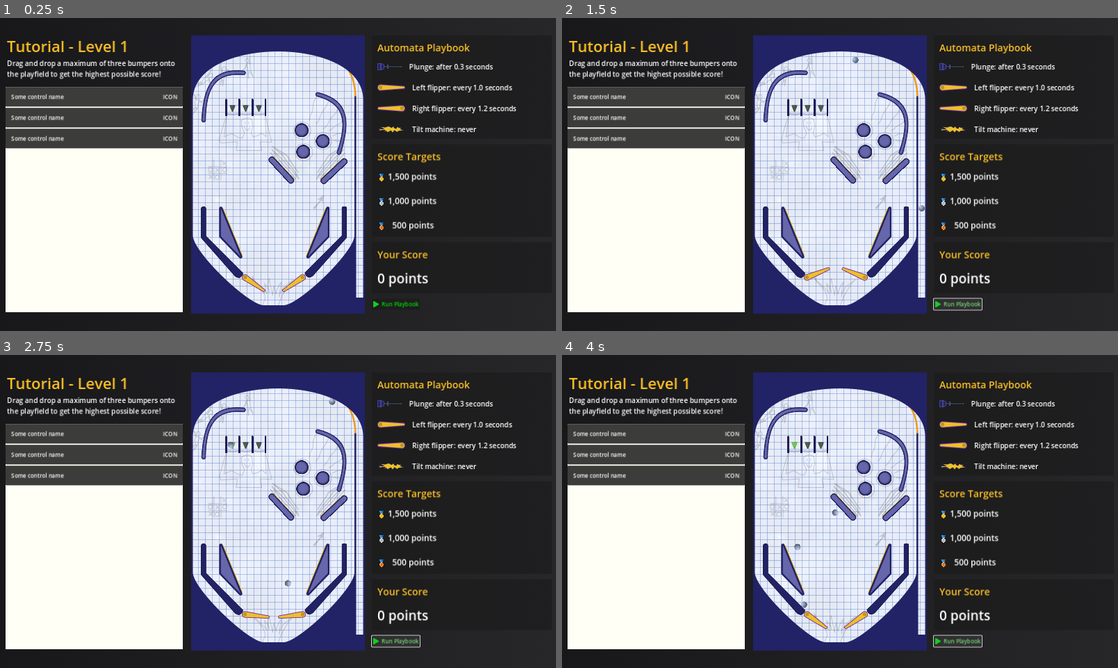
Above: before the commit, frames 1-4 (two rows, left to right).
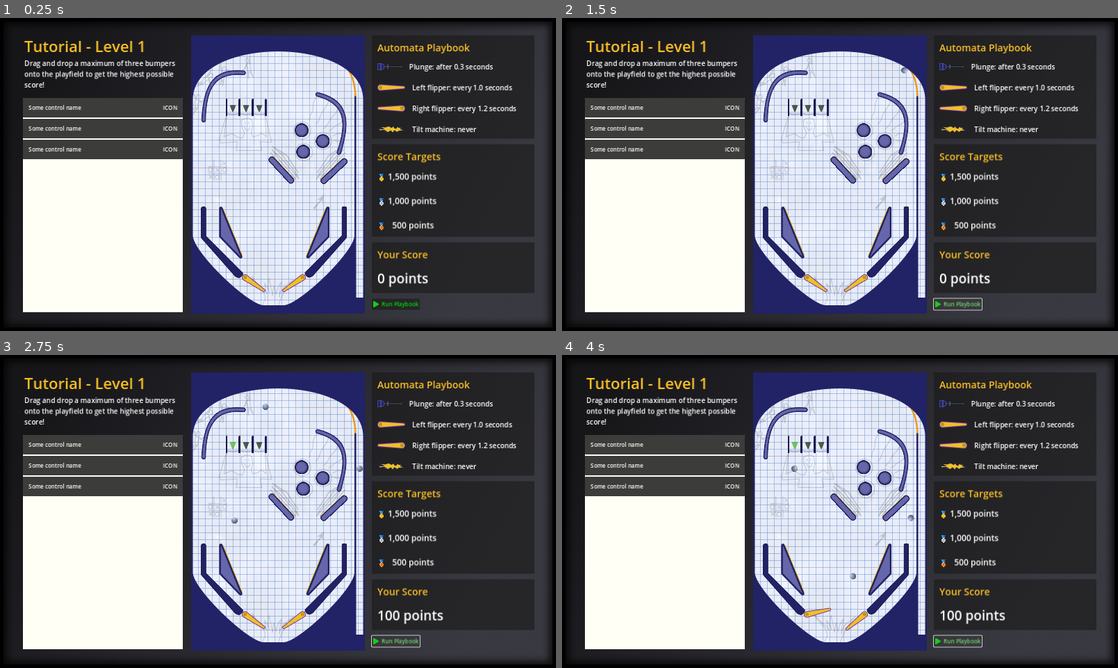
Above: after the commit, the same moments.

Repository: pincrediball/pincrediball
Game: Godot game, scene res://main.tscn
Same seed, same stepped clock (60 frames per second), same inputs: the game is played once before the commit and once after it.
Inputs:
- Up to frame 1 (0.25 s): no input
- Up to frame 2 (1.5 s): click "Run Playbook" at 0.5 s; click "Run Playbook" at 1.25 s
- Up to frame 3 (2.75 s): click "Run Playbook" at 2 s
- Up to frame 4 (4 s): no input

The runs differ from the first frame. In frame 1, 12% of the frame differs, in the area x 0-100%, y 0-100%; in frame 2, 13%; in frame 3, 13%; in frame 4, 13%.

Commit message:
Initial work on a well-coded Playbook

Diff:
--- a/src/game.gd
+++ b/src/game.gd
@@ -1,11 +1,12 @@
 extends Control
 
+var playbooksByLevel = {
+	1: preload("res://game/tutorial/playbook_level_001.tres"),
+}
 
-# Called when the node enters the scene tree for the first time.
-func _ready():
-	pass # Replace with function body.
+var currentLevel: int = 1
 
-
-# Called every frame. 'delta' is the elapsed time since the previous frame.
-func _process(delta):
-	pass
+func _on_button_button_up():
+	Scoring.reset_score()
+	var levelPlaybook = playbooksByLevel[currentLevel]
+	$machine.play(levelPlaybook)
--- a/src/game.tscn
+++ b/src/game.tscn
@@ -1,21 +1,14 @@
 [gd_scene load_steps=12 format=3 uid="uid://dkm8htnfe2j7g"]
 
 [ext_resource type="PackedScene" uid="uid://bpseboohqxgou" path="res://game/tutorial/machine.tscn" id="1_b3inv"]
-[ext_resource type="Texture2D" uid="uid://cpe6kddf874bs" path="res://art/bg_zinc_gradient.png" id="1_tgpce"]
+[ext_resource type="Script" path="res://game.gd" id="1_hdvhs"]
 [ext_resource type="LabelSettings" uid="uid://bmt8337q2eie4" path="res://themes/default/paragraph_label_settings.tres" id="2_ksjyh"]
+[ext_resource type="Texture2D" uid="uid://cop3ke6r1ehak" path="res://art/bg_game_screen.png" id="2_yhopt"]
 [ext_resource type="PackedScene" uid="uid://fmi417501t64" path="res://game/toolbox.tscn" id="3_5lpl1"]
 [ext_resource type="PackedScene" path="res://game/playbook.tscn" id="5_t5wa1"]
 [ext_resource type="PackedScene" uid="uid://cb02onpxm2r7x" path="res://game/medals.tscn" id="6_18ytx"]
 [ext_resource type="Texture2D" uid="uid://pmtyabwubb8u" path="res://art/game/run_playbook_button.png" id="7_cys07"]
 [ext_resource type="PackedScene" uid="uid://b7gnqdufk7u88" path="res://game/score.tscn" id="7_ydt4m"]
-
-[sub_resource type="GDScript" id="GDScript_2jvih"]
-script/source = "extends Control
-
-func _on_button_button_up():
-	Scoring.reset_score()
-	$machine.play()
-"
 
 [sub_resource type="FontVariation" id="FontVariation_2drok"]
 
@@ -31,7 +24,7 @@
 anchor_bottom = 1.0
 grow_horizontal = 2
 grow_vertical = 2
-script = SubResource("GDScript_2jvih")
+script = ExtResource("1_hdvhs")
 metadata/_edit_horizontal_guides_ = []
 metadata/_edit_vertical_guides_ = [550.0, 1050.0]
 
@@ -45,13 +38,12 @@
 color = Color(0.0941176, 0.0941176, 0.105882, 1)
 
 [node name="TextureRect" type="TextureRect" parent="."]
-layout_mode = 1
-anchors_preset = 15
-anchor_right = 1.0
-anchor_bottom = 1.0
+layout_mode = 2
+offset_right = 1600.0
+offset_bottom = 900.0
 grow_horizontal = 2
 grow_vertical = 2
-texture = ExtResource("1_tgpce")
+texture = ExtResource("2_yhopt")
 
 [node name="CenterContainer" type="CenterContainer" parent="."]
 process_mode = 3
@@ -66,7 +58,7 @@
 layout_mode = 2
 
 [node name="LeftSide" type="MarginContainer" parent="CenterContainer/HBoxContainer"]
-custom_minimum_size = Vector2(550, 0)
+custom_minimum_size = Vector2(500, 0)
 layout_mode = 2
 
 [node name="LeftSideContent" type="VBoxContainer" parent="CenterContainer/HBoxContainer/LeftSide"]
@@ -104,7 +96,7 @@
 color = Color(1, 0.976471, 0.768627, 1)
 
 [node name="MarginContainer" type="MarginContainer" parent="CenterContainer/HBoxContainer"]
-custom_minimum_size = Vector2(550, 0)
+custom_minimum_size = Vector2(500, 0)
 layout_mode = 2
 theme_override_constants/margin_left = 16
 theme_override_constants/margin_right = 16
@@ -137,16 +129,11 @@
 
 [node name="machine" parent="." instance=ExtResource("1_b3inv")]
 clip_contents = false
-layout_mode = 1
-anchors_preset = 8
-anchor_left = 0.5
-anchor_top = 0.5
-anchor_right = 0.5
-anchor_bottom = 0.5
-offset_left = -250.0
-offset_top = -400.0
-offset_right = 250.0
-offset_bottom = 400.0
+layout_mode = 2
+offset_left = 550.0
+offset_top = 50.0
+offset_right = 1050.0
+offset_bottom = 850.0
 grow_horizontal = 2
 grow_vertical = 2
 
--- a/src/game/flipper.gd
+++ b/src/game/flipper.gd
@@ -1,34 +1,47 @@
 extends Node2D
 
-@export
-var max_rotation = -85
+# Settings:
+var max_rotation: float = -85
+var rest_angle: float = 35
+var up_time: float = 0.06
+const down_time: float = 0.3
+var isRunning: bool = false
 
-var rest_angle = 35
+# State:
+enum FlipperState { Resting, GoingUp, GoingDown }
+var state: FlipperState = FlipperState.Resting
+var time_moving: float = 0.0
 
-@export
-var up_time = 0.06
+func reset(interval: float):
+	$Timer.wait_time = interval
+	$Timer.start()
+	isRunning = true
+	state = FlipperState.Resting
+	time_moving = 0.0
+	$CharacterBody2D.rotation_degrees = rest_angle
 
-@export
-var isRunning = false
-
-var is_going_up = true
-var time_moving = 0.0
-const down_time = 0.3
+func stop():
+	$Timer.stop()
+	isRunning = false
 
 func _physics_process(delta):
-	if !isRunning:
+	if !isRunning or state == FlipperState.Resting:
 		return
 
 	time_moving += delta
 
-	if is_going_up:
+	if state == FlipperState.GoingUp:
 		$CharacterBody2D.rotation_degrees = max_rotation * (time_moving / up_time) + rest_angle
 		if time_moving > up_time:
-			is_going_up = false
+			state = FlipperState.GoingDown
 			time_moving = 0.0
 
 	else:
 		$CharacterBody2D.rotation_degrees = max_rotation * (1 - (time_moving / down_time)) + rest_angle
 		if time_moving > down_time:
-			is_going_up = true
+			state = FlipperState.Resting
 			time_moving = 0.0
+
+func _on_timer_timeout():
+	assert(state == FlipperState.Resting, "Flipper should fire but was not yet resting!")
+	state = FlipperState.GoingUp
--- a/src/game/flipper.tscn
+++ b/src/game/flipper.tscn
@@ -16,3 +16,9 @@
 [node name="CollisionPolygon2D" type="CollisionPolygon2D" parent="CharacterBody2D"]
 position = Vector2(31, 0)
 polygon = PackedVector2Array(-40, 3, -40, -3, -39, -6, -37, -8, -33, -10, -29, -10, 36, -5, 39, -4, 40, -2, 40, 1, 39, 3, 37, 4, -28, 9, -32, 9, -36, 8, -39, 6)
+
+[node name="Timer" type="Timer" parent="."]
+process_callback = 0
+wait_time = 2.0
+
+[connection signal="timeout" from="Timer" to="." method="_on_timer_timeout"]
--- /dev/null
+++ b/src/game/playbook_resource.gd
@@ -0,0 +1,5 @@
+extends Resource
+
+@export var plunge_delay: float = 0.0
+@export var flipper_left_interval: float = 1.0
+@export var flipper_right_interval: float = 1.0
--- a/src/game/tutorial/machine.gd
+++ b/src/game/tutorial/machine.gd
@@ -5,17 +5,18 @@
 var ballPlungeVelocity: Vector2 = Vector2(0, -1500)
 
 func _ready():
-	get_tree().paused = true
+	stop()
 
-func play():
+func play(levelPlaybook):
 	get_tree().paused = false
-	plunge()
-	$FlipperLeft.isRunning = true
-	$FlipperRight.isRunning = true
+	$FlipperLeft.reset(levelPlaybook.flipper_left_interval)
+	$FlipperRight.reset(levelPlaybook.flipper_right_interval)
+	get_tree().create_timer(levelPlaybook.plunge_delay).connect("timeout", plunge)
 
 func stop():
-	$FlipperLeft.isRunning = false
-	$FlipperRight.isRunning = false
+	get_tree().paused = true
+	$FlipperLeft.stop()
+	$FlipperRight.stop()
 
 func plunge():
 	var ball: RigidBody2D = ballScene.instantiate()
--- a/src/game/tutorial/machine.tscn
+++ b/src/game/tutorial/machine.tscn
@@ -133,13 +133,13 @@
 rotation = -2.32426
 
 [node name="Gate" parent="." instance=ExtResource("12_g6mh8")]
-position = Vector2(119, 208)
+position = Vector2(120, 208)
 
 [node name="Gate2" parent="." instance=ExtResource("12_g6mh8")]
-position = Vector2(157, 208)
+position = Vector2(158, 208)
 
 [node name="Gate3" parent="." instance=ExtResource("12_g6mh8")]
-position = Vector2(195, 208)
+position = Vector2(196, 208)
 
 [node name="WallCorner" parent="." instance=ExtResource("12_i07d3")]
 position = Vector2(85, 166)
--- /dev/null
+++ b/src/game/tutorial/playbook_level_001.tres
@@ -0,0 +1,9 @@
+[gd_resource type="Resource" load_steps=2 format=3 uid="uid://mlxwaavqxmlq"]
+
+[ext_resource type="Script" path="res://game/playbook_resource.gd" id="1_v84le"]
+
+[resource]
+script = ExtResource("1_v84le")
+plunge_delay = 0.3
+flipper_left_interval = 0.95
+flipper_right_interval = 1.0
Binary file added: src/art/bg_game_screen.png
Not shown, changed: src/art/bg_game_screen.png.import
Binary file removed: src/art/bg_zinc_gradient.png
